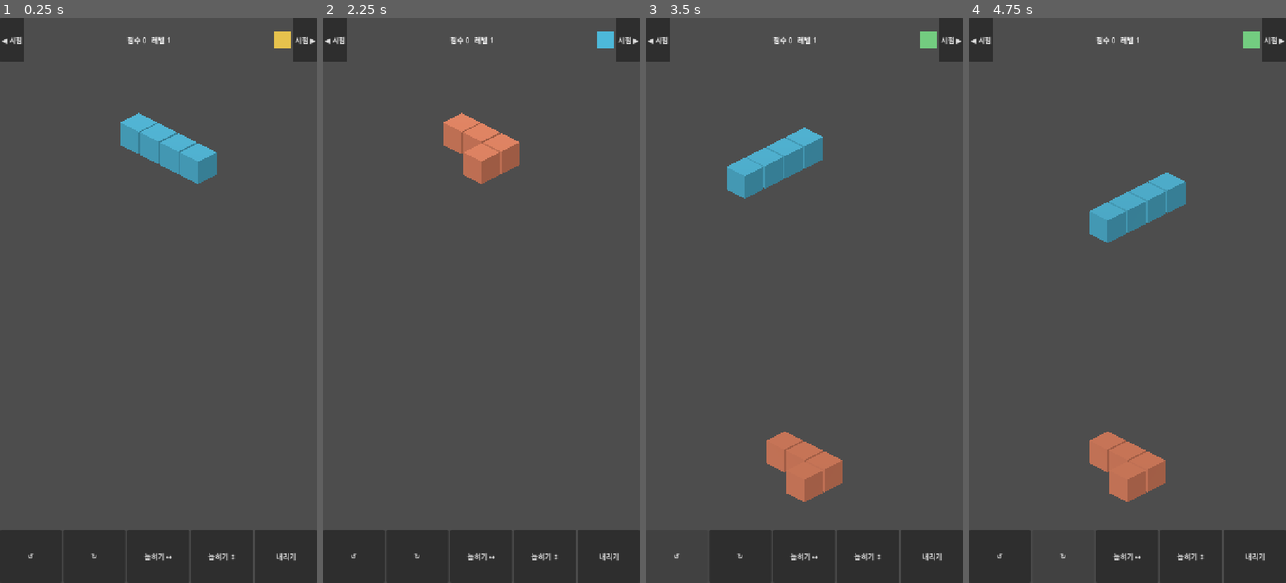
Above: before the commit, frames 1-4 (left to right).
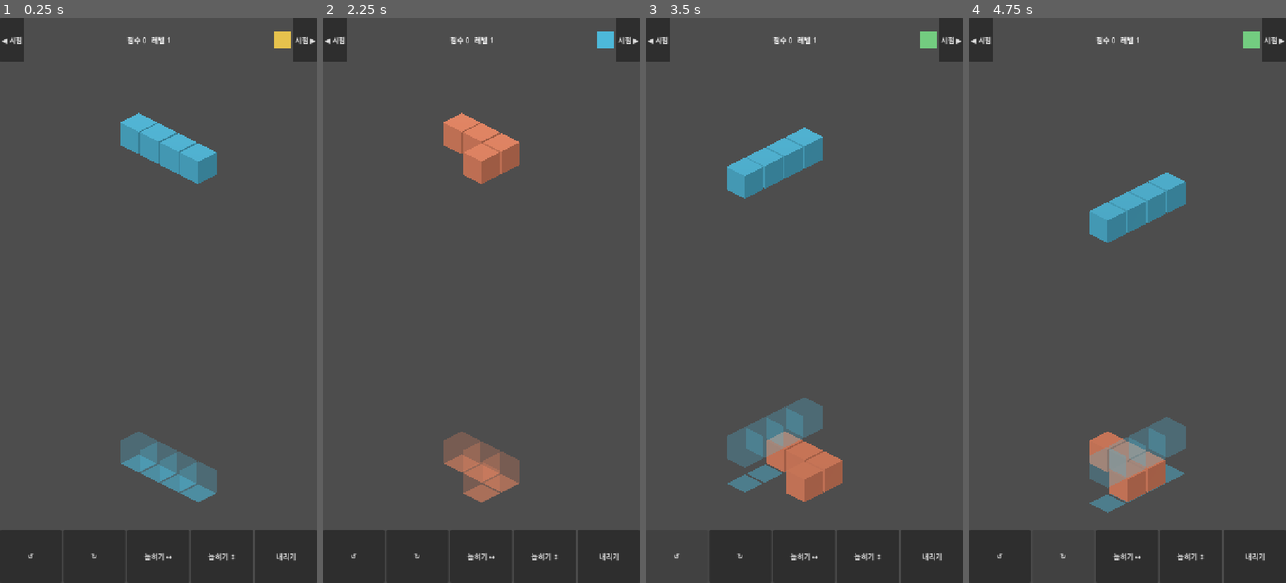
Above: after the commit, the same moments.

Repository: kjw5541a-hash/blockbox
Game: Godot game, scene res://scenes/main.tscn
The game is run twice, just before and just after one commit, with the same random seed, the same clock (stepped at 60 frames per second) and the same inputs.
Inputs (mouse positions are in pixels of both pictures, inside the frame that each line leads up to):
- Up to frame 1 (0.25 s): no input
- Up to frame 2 (2.25 s): click "◀ 시점" at 0.5 s; click "시점 ▶" at 1.25 s; tap Enter at 2 s; move the mouse to (551, 272) at 2.02 s; hold Right from 2.03 s (still down); tap R at 2.1 s; click (551, 272) at 2.17 s
- Up to frame 3 (3.5 s): tap Space at 2.27 s; release Right at 2.75 s; click "↺" at 2.75 s
- Up to frame 4 (4.75 s): drag from (1064, 328) to (1111, 413) at 3.52 s; click "↻" at 4.25 s

The runs differ from the first frame. In frame 1, 2.0% of the frame differs, in the area x 38-69%, y 73-86%; in frame 2, 1.9%; in frame 3, 2.4%, in the area x 25-56%, y 67-84%; in frame 4, 2.3%.

Commit message:
feat: 고스트 조각과 바닥 발자국 추가
- Game.footprint_cells(): 현재 조각의 XZ 칸을 중복 없이 y=0 평면으로 반환
- PieceView: 고스트(반투명 조각)와 바닥 발자국(반투명 사각형)을 그린다
- 발자국 테스트에 중복/기대 집합 검증 추가 (rotate로 겹친 경우 +
  회전 없는 평평한 T 조각의 정확한 칸 집합)

주의: 브리프 예시 코드는 _ready()에서 큐브/고스트/발자국을 인덱스별로
번갈아 add_child 했는데, 이러면 get_child(1)이 조각 큐브가 아니라
고스트가 되어 test_main_smoke.gd의 자식 순서 가정이 깨진다. 큐브 4개를
먼저 전부 추가하도록 순서를 바꿨다.

Diff:
--- a/scripts/game.gd
+++ b/scripts/game.gd
@@ -169,6 +169,19 @@
 		layers_cleared.emit(n)
 	_spawn()
 
+func footprint_cells() -> Array[Vector3i]:
+	var out: Array[Vector3i] = []
+	if current == null:
+		return out
+	var seen := {}
+	for c in current.world_cells():
+		var flat := Vector3i(c.x, 0, c.z)
+		if seen.has(flat):
+			continue
+		seen[flat] = true
+		out.append(flat)
+	return out
+
 func rotate(axis: int, dir: int) -> bool:
 	if current == null or is_over:
 		return false
--- a/scripts/piece_view.gd
+++ b/scripts/piece_view.gd
@@ -1,21 +1,44 @@
 extends Node3D
 
 const CELL_SIZE := 0.92
+const GHOST_ALPHA := 0.28
+const FOOTPRINT_ALPHA := 0.45
+const FOOTPRINT_Y := -0.48
 
 var game: Game = null
 
 var _cubes: Array[MeshInstance3D] = []
+var _ghosts: Array[MeshInstance3D] = []
+var _marks: Array[MeshInstance3D] = []
 
 func _ready() -> void:
-	var mesh := BoxMesh.new()
-	mesh.size = Vector3(CELL_SIZE, CELL_SIZE, CELL_SIZE)
+	var cube := BoxMesh.new()
+	cube.size = Vector3(CELL_SIZE, CELL_SIZE, CELL_SIZE)
+	var quad := QuadMesh.new()
+	quad.size = Vector2(CELL_SIZE, CELL_SIZE)
+	quad.orientation = PlaneMesh.FACE_Y
+
+	# 4개짜리 큐브를 먼저 전부 만들고 나서 고스트/발자국을 만든다.
+	# tests/test_main_smoke.gd 가 get_child(0..3) 이 조각 큐브라고 가정한다 —
+	# 여기서 순서를 섞으면 그 테스트가 깨진다.
 	for _i in 4:
-		var m := MeshInstance3D.new()
-		m.mesh = mesh
-		m.material_override = StandardMaterial3D.new()
-		m.visible = false
-		add_child(m)
-		_cubes.append(m)
+		_cubes.append(_make(cube, false))
+	for _i in 4:
+		_ghosts.append(_make(cube, true))
+	for _i in 4:
+		_marks.append(_make(quad, true))
+
+func _make(mesh: Mesh, transparent: bool) -> MeshInstance3D:
+	var m := MeshInstance3D.new()
+	m.mesh = mesh
+	var mat := StandardMaterial3D.new()
+	if transparent:
+		mat.transparency = BaseMaterial3D.TRANSPARENCY_ALPHA
+		mat.shading_mode = BaseMaterial3D.SHADING_MODE_UNSHADED
+	m.material_override = mat
+	m.visible = false
+	add_child(m)
+	return m
 
 func setup(g: Game) -> void:
 	game = g
@@ -24,17 +47,33 @@
 	refresh()
 
 func _hide_all() -> void:
-	for m in _cubes:
-		m.visible = false
+	for group in [_cubes, _ghosts, _marks]:
+		for m in group:
+			m.visible = false
 
 func refresh() -> void:
 	if game == null or game.current == null:
 		_hide_all()
 		return
 	var color := BlockColors.of(game.current.kind)
+
 	var world := game.current.world_cells()
 	for i in _cubes.size():
-		var m := _cubes[i]
-		m.visible = true
-		m.position = Vector3(world[i])
-		(m.material_override as StandardMaterial3D).albedo_color = color
+		_place(_cubes[i], Vector3(world[i]), color, 1.0)
+
+	var ghost := game.ghost_cells()
+	for i in _ghosts.size():
+		_place(_ghosts[i], Vector3(ghost[i]), color, GHOST_ALPHA)
+
+	var fp := game.footprint_cells()
+	for i in _marks.size():
+		if i >= fp.size():
+			_marks[i].visible = false
+			continue
+		_place(_marks[i], Vector3(fp[i].x, FOOTPRINT_Y, fp[i].z), color, FOOTPRINT_ALPHA)
+
+func _place(m: MeshInstance3D, pos: Vector3, color: Color, alpha: float) -> void:
+	m.visible = true
+	m.position = pos
+	var mat := m.material_override as StandardMaterial3D
+	mat.albedo_color = Color(color.r, color.g, color.b, alpha)
--- a/tests/test_game.gd
+++ b/tests/test_game.gd
@@ -22,6 +22,8 @@
 	_test_layer_clear_scores()
 	_test_multi_layer_bonus()
 	_test_level_rises()
+	_test_footprint_is_deduplicated()
+	_test_footprint_exact_set_for_flat_t()
 	print("test_game: OK")
 	quit()
 
@@ -264,3 +266,35 @@
 	g.total_layers = 500
 	g.level = g.total_layers / Game.LEVEL_UP_LAYERS + 1
 	assert(g.fall_interval() == Game.MIN_FALL_INTERVAL, "낙하 간격에 하한이 있어야 한다")
+
+func _test_footprint_is_deduplicated() -> void:
+	var g := _make_game()
+	g.start(41)
+	# 조각을 세워서 같은 XZ 칸에 여러 셀이 겹치게 만든다.
+	g.rotate(Piece.AXIS_X, 1)
+	var fp := g.footprint_cells()
+	var seen := {}
+	for c in fp:
+		assert(c.y == 0, "발자국은 바닥 평면이어야 한다")
+		assert(not seen.has(c), "발자국에 중복 칸 %s" % c)
+		seen[c] = true
+	assert(fp.size() >= 1 and fp.size() <= 4, "발자국은 1~4칸")
+	for c in g.current.world_cells():
+		assert(seen.has(Vector3i(c.x, 0, c.z)), "조각이 덮은 칸 %s 이 발자국에 없다" % c)
+
+func _test_footprint_exact_set_for_flat_t() -> void:
+	# T 조각(kind 3)은 한 층에 눕혀져 정의되므로 회전 없이도 발자국이
+	# world_cells 와 1:1로 대응해야 한다. 정확한 칸 집합을 직접 검증한다 —
+	# 크기만 맞고 엉뚱한 칸이 섞여도 위 dedup 테스트는 못 잡는다.
+	var g := _make_game()
+	g.start(41)
+	var p := Piece.create(3)
+	p.origin = Vector3i(1, 5, 2)
+	g.current = p
+	var fp := g.footprint_cells()
+	var want: Array[Vector3i] = [
+		Vector3i(1, 0, 2), Vector3i(2, 0, 2), Vector3i(3, 0, 2), Vector3i(2, 0, 3),
+	]
+	assert(fp.size() == want.size(), "발자국 칸 수가 기대와 다르다: %d" % fp.size())
+	for w in want:
+		assert(fp.has(w), "발자국에 %s 가 없어야 할 칸이 빠졌다" % w)
